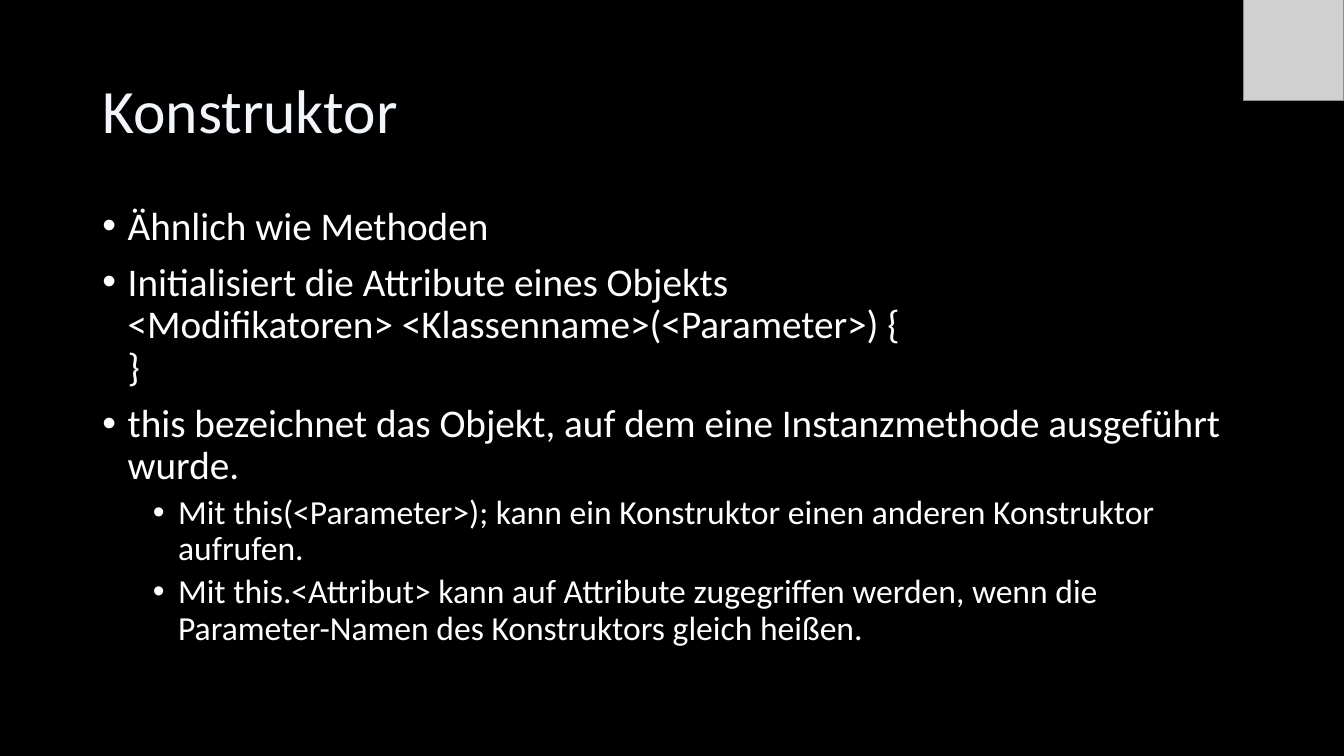
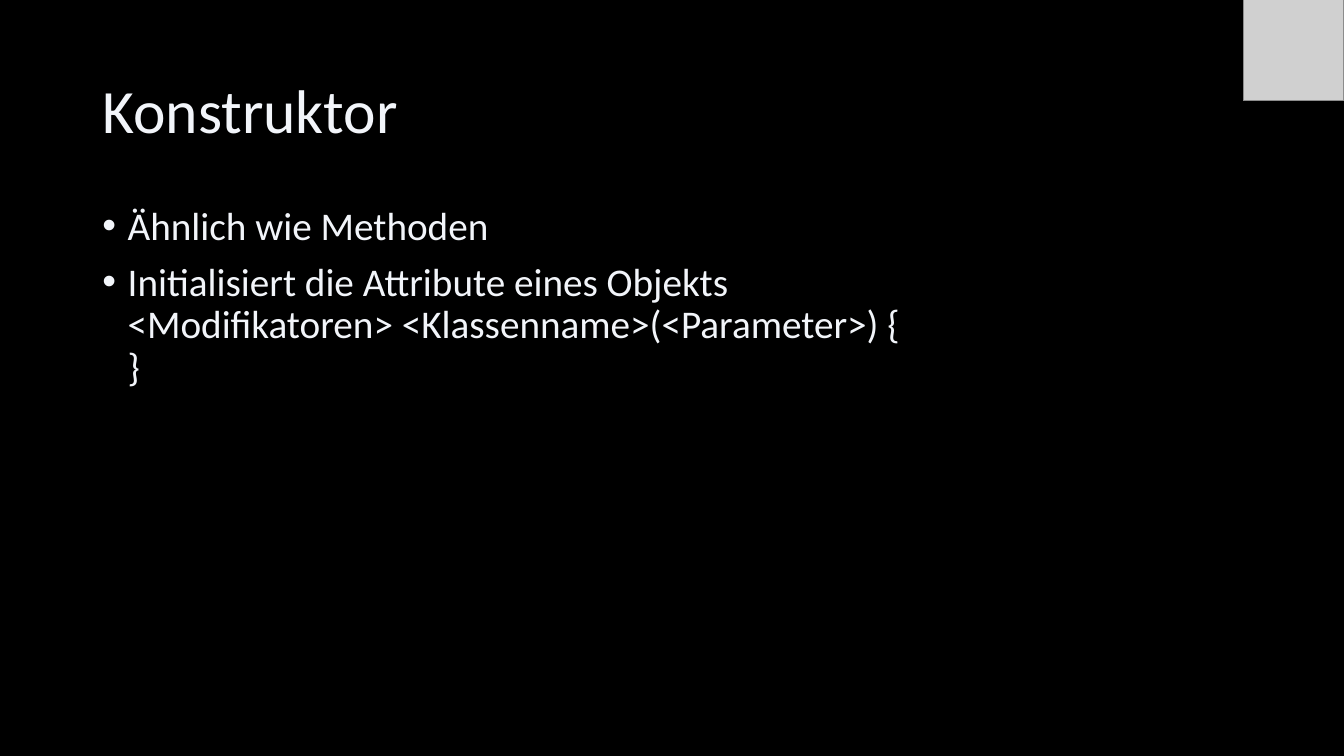
Before and after one commit to Cactusroot/Java, a slide deck: slide 32 of src/Java.pptx (slide 31 before the commit). Drawn at 1344x756 pixels with LibreOffice and Linux fonts; fonts in the diff are those of the drawing; grey boxes stand for pictures. Boxes give left, top, right and bottom in pixels: in the first picture for what was removed or moved away, otherwise in the second. Text is boxed around its words. In the diff, an @@ line names an element or a change of style, - is before the commit and + after.

```diff
--- a/src/Java.pptx
+++ b/src/Java.pptx
@@ text "Ähnlich wie Methoden" at (128, 208, 879, 344): text colour #FFFFFF to #F2F5FA @@
@@ text at (128, 409, 1220, 646): paragraphs removed @@
-• this bezeichnet das Objekt, auf dem eine Instanzmethode ausgeführt wurde.
-  • Mit this(<Parameter>); kann ein Konstruktor einen anderen Konstruktor aufrufen.
-  • Mit this.<Attribut> kann auf Attribute zugegriffen werden, wenn die Parameter-Namen des Konstruktors gleich heißen.
```
Also in this commit, not shown: 58 other slides changed, 9 slides added, 3 slides removed, 8 other files.
